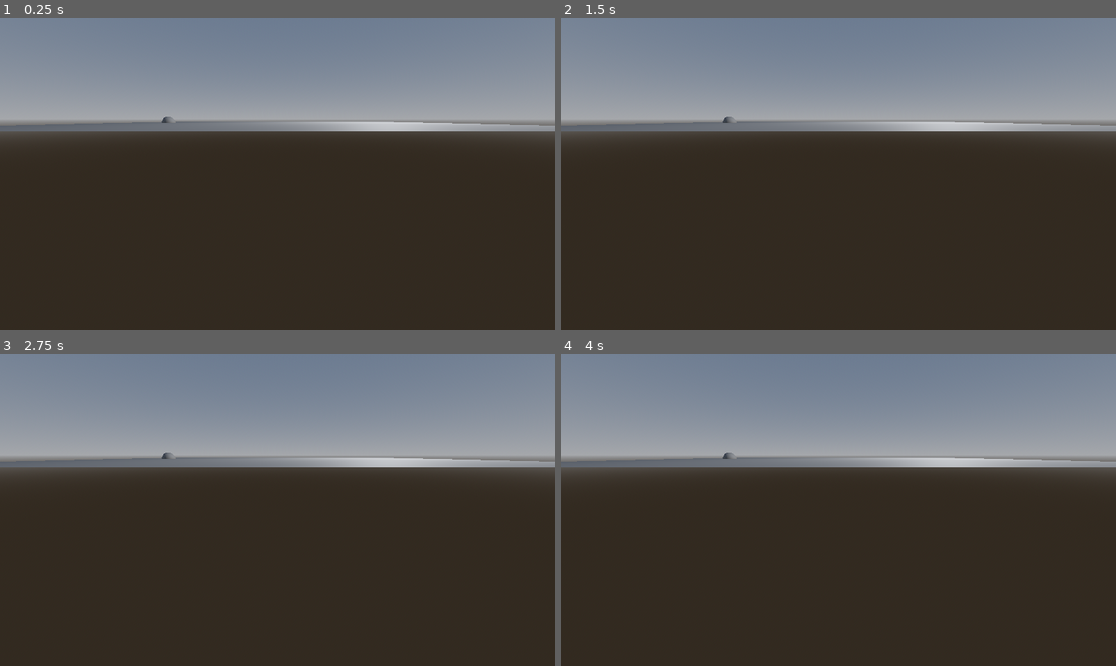
Above: before the commit, frames 1-4 (two rows, left to right).
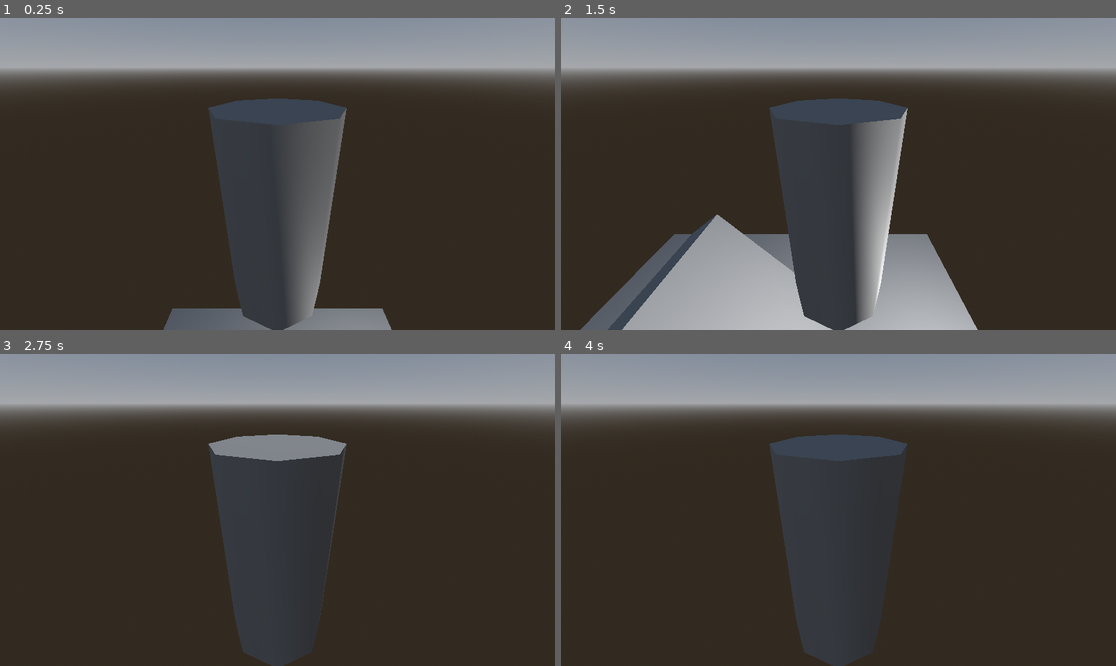
Above: after the commit, the same moments.

Repository: kyle-stevens/boating-game
Game: Godot game, scene res://maps/endless_ocean.tscn
The game is run twice, just before and just after one commit, with the same random seed, the same clock (stepped at 60 frames per second) and the same inputs.
Inputs:
- Up to frame 1 (0.25 s): no input
- Up to frame 2 (1.5 s): tap Enter (ui_accept) at 0.5, 1.35 s; hold Right (ui_right) 0.53-1.28 s; hold Enter (ui_accept) 0.53-1.28 s; hold Down (ui_down) from 1.28 s (still down)
- Up to frame 3 (2.75 s): tap Enter (ui_accept) at 1.52, 1.82 s; release Down (ui_down) at 2.03 s; hold Right (ui_right) from 2.03 s (still down); hold Enter (ui_accept) from 2.03 s (still down)
- Up to frame 4 (4 s): release Right (ui_right) at 2.78 s; release Enter (ui_accept) at 2.78 s; hold Up (ui_up) 2.78-3.53 s; tap Enter (ui_accept) at 2.85, 3.02, 3.32, 3.5 s; hold Left (ui_left) from 3.53 s (still down); hold Enter (ui_accept) from 3.53 s (still down)

The runs differ from the first frame. In frame 1, 45% of the frame differs, in the area x 0-100%, y 3-100%; in frame 2, 56%; in frame 3, 39%; in frame 4, 39%.

Commit message:
Messing around with Wave simulation.

Diff:
--- a/Hull_Test.gd
+++ b/Hull_Test.gd
@@ -11,7 +11,7 @@
 
 # Called when the node enters the scene tree for the first time.
 func _ready():
-	self.buoyant_force = (1) * 9.8 * volume/2 #assume that half of hull volume is under water.
+	self.buoyant_force = (1) * 9.8 * volume #assume that half of hull volume is under water.
 
 
 # Called every frame. 'delta' is the elapsed time since the previous frame.
--- /dev/null
+++ b/WaveSim.gd
@@ -0,0 +1,26 @@
+extends Node3D
+
+
+@onready var wave_mesh = get_node("CSGMesh3D").mesh
+
+# Called when the node enters the scene tree for the first time.
+func _ready():
+
+	var surface_array = []
+	surface_array.resize(Mesh.ARRAY_MAX)
+
+
+
+	var verts = PackedVector3Array()
+	var uvs = PackedVector2Array()
+	var normals = PackedVector3Array()
+	var indices = PackedInt32Array()
+
+	var mdt = MeshDataTool.new()
+	mdt.create_from_surface(wave_mesh, 0)
+	print(mdt.get_vertex_count())
+
+
+# Called every frame. 'delta' is the elapsed time since the previous frame.
+func _process(delta):
+	pass
--- /dev/null
+++ b/character_body_3d.gd
@@ -0,0 +1,33 @@
+extends CharacterBody3D
+
+
+const SPEED = 5.0
+const JUMP_VELOCITY = 4.5
+
+# Get the gravity from the project settings to be synced with RigidBody nodes.
+var gravity = ProjectSettings.get_setting("physics/3d/default_gravity")
+
+
+func _physics_process(delta):
+	# Add the gravity.
+	if not is_on_floor():
+		velocity.y -= gravity * delta
+
+	if Input.is_action_just_pressed("ui_cancel"):
+		self.velocity.x += JUMP_VELOCITY
+	# Handle Jump.
+	if Input.is_action_just_pressed("ui_accept") and is_on_floor():
+		velocity.y = JUMP_VELOCITY
+
+	# Get the input direction and handle the movement/deceleration.
+	# As good practice, you should replace UI actions with custom gameplay actions.
+	var input_dir = Input.get_vector("ui_left", "ui_right", "ui_up", "ui_down")
+	var direction = (transform.basis * Vector3(input_dir.x, 0, input_dir.y)).normalized()
+	if direction:
+		velocity.x = direction.x * SPEED
+		velocity.z = direction.z * SPEED
+	else:
+		velocity.x = move_toward(velocity.x, 0, SPEED)
+		velocity.z = move_toward(velocity.z, 0, SPEED)
+
+	move_and_slide()
--- /dev/null
+++ b/character_body_3d.tscn
@@ -0,0 +1,18 @@
+[gd_scene load_steps=3 format=3 uid="uid://bai1j18ut82hp"]
+
+[ext_resource type="Script" path="res://character_body_3d.gd" id="1_sjb5f"]
+
+[sub_resource type="CapsuleShape3D" id="CapsuleShape3D_n3ft0"]
+
+[node name="CharacterBody3D" type="CharacterBody3D"]
+collision_layer = 4
+collision_mask = 2
+script = ExtResource("1_sjb5f")
+
+[node name="CollisionShape3D" type="CollisionShape3D" parent="."]
+shape = SubResource("CapsuleShape3D_n3ft0")
+
+[node name="CSGCylinder3D" type="CSGCylinder3D" parent="CollisionShape3D"]
+
+[node name="Camera3D" type="Camera3D" parent="."]
+transform = Transform3D(1, 0, 0, 0, 0.885531, 0.464579, 0, -0.464579, 0.885531, 0, 1.25838, 1.52263)
--- a/floating_object_test.gd
+++ b/floating_object_test.gd
@@ -1,4 +1,7 @@
 extends Node3D
+
+var curr_pos = Vector3.ZERO
+var prev_pos = Vector3.ZERO
 
 # Called when the node enters the scene tree for the first time.
 func _ready():
@@ -7,6 +10,18 @@
 
 # Called every frame. 'delta' is the elapsed time since the previous frame.
 func _process(delta):
-	print($RigidBody3D.global_position)
-	print($RigidBody3D/Hull_Test.buoyant_force)
-	$RigidBody3D.apply_central_force(Vector3(0, 9.8*$RigidBody3D.mass - $RigidBody3D/Hull_Test.buoyant_force, 0))
+	prev_pos = curr_pos
+	curr_pos = $RigidBody3D.global_position
+	print(curr_pos - prev_pos)
+	# Gravity
+	$RigidBody3D.apply_central_force(Vector3(0, -9.8*$RigidBody3D.mass, 0))
+
+	# Buoyant Force
+	if curr_pos.y < 0:
+		$RigidBody3D.apply_central_force(Vector3(0, $RigidBody3D/Hull_Test.buoyant_force, 0))
+	#print($RigidBody3D.global_position)
+#	print($RigidBody3D/Hull_Test.buoyant_force)
+#	if $RigidBody3D.global_position.y < 0:
+#		$RigidBody3D.apply_central_force(Vector3(0, -9.8*$RigidBody3D.mass + $RigidBody3D/Hull_Test.buoyant_force, 0))
+#	else:
+#		$RigidBody3D.apply_central_force(Vector3(0, -9.8*$RigidBody3D.mass, 0))
--- a/floating_object_test.tscn
+++ b/floating_object_test.tscn
@@ -4,6 +4,8 @@
 [ext_resource type="PackedScene" uid="uid://upqhdei51rt0" path="res://hull_test.tscn" id="2_nyivf"]
 
 [sub_resource type="SphereMesh" id="SphereMesh_7r8hs"]
+radius = 1.0
+height = 2.0
 
 [node name="floating-object-test" type="Node3D"]
 script = ExtResource("1_rd2ji")
--- a/maps/endless_ocean.tscn
+++ b/maps/endless_ocean.tscn
@@ -1,7 +1,8 @@
-[gd_scene load_steps=7 format=3 uid="uid://drpy5q47llenn"]
+[gd_scene load_steps=9 format=3 uid="uid://drpy5q47llenn"]
 
 [ext_resource type="Script" path="res://maps/endless_ocean.gd" id="1_n05v0"]
-[ext_resource type="PackedScene" uid="uid://c2uitl4dm3vg3" path="res://floating_object_test.tscn" id="2_gso86"]
+[ext_resource type="PackedScene" uid="uid://7mk7jaoalo44" path="res://test_hull_2.tscn" id="2_o4op6"]
+[ext_resource type="PackedScene" uid="uid://bai1j18ut82hp" path="res://character_body_3d.tscn" id="3_yiw8e"]
 
 [sub_resource type="ProceduralSkyMaterial" id="ProceduralSkyMaterial_dldkt"]
 
@@ -16,12 +17,11 @@
 [sub_resource type="PlaneMesh" id="PlaneMesh_b2bjh"]
 size = Vector2(25, 25)
 
+[sub_resource type="BoxShape3D" id="BoxShape3D_i1573"]
+size = Vector3(25, 1, 25)
+
 [node name="EndlessOcean" type="Node3D"]
 script = ExtResource("1_n05v0")
-
-[node name="Camera3D" type="Camera3D" parent="."]
-transform = Transform3D(1, 0, 0, 0, 0.965432, 0.260656, 0, -0.260656, 0.965432, 0, 0.28803, 17.5747)
-current = true
 
 [node name="OmniLight3D" type="OmniLight3D" parent="."]
 transform = Transform3D(1, 0, 0, 0, 1, 0, 0, 0, 1, 9.46623, 8.133, 0)
@@ -31,11 +31,18 @@
 [node name="WorldEnvironment" type="WorldEnvironment" parent="."]
 environment = SubResource("Environment_ji547")
 
-[node name="RigidBody3D" type="RigidBody3D" parent="."]
-gravity_scale = 0.0
+[node name="RigidBody3D" type="StaticBody3D" parent="."]
+collision_mask = 0
 
 [node name="CSGMesh3D" type="CSGMesh3D" parent="RigidBody3D"]
+transform = Transform3D(1, 0, 0, 0, 1, 0, 0, 0, 1, 0, 0.5, 0)
 mesh = SubResource("PlaneMesh_b2bjh")
 
-[node name="floating-object-test" parent="." instance=ExtResource("2_gso86")]
-transform = Transform3D(1, 0, 0, 0, 1, 0, 0, 0, 1, -9.10174, 0, 0)
+[node name="CollisionShape3D" type="CollisionShape3D" parent="RigidBody3D"]
+shape = SubResource("BoxShape3D_i1573")
+
+[node name="CharacterBody3D" parent="." instance=ExtResource("3_yiw8e")]
+transform = Transform3D(1, 0, 0, 0, 1, 0, 0, 0, 1, 0, 25, 0)
+
+[node name="TestHull2" parent="." instance=ExtResource("2_o4op6")]
+transform = Transform3D(1, 0, 0, 0, 1, 0, 0, 0, 1, 0, 5, 0)
--- /dev/null
+++ b/test_hull_2.gd
@@ -0,0 +1,22 @@
+extends RigidBody3D
+
+var net_force : Vector3 = Vector3.ZERO
+var volume_total : int = 0
+var volume_submerged : int = 0
+
+var is_submerged : bool = false
+var was_submerged : bool = false
+# Transform is at botton of mesh
+
+# Called when the node enters the scene tree for the first time.
+func _ready():
+	self.volume_total = 2*1*2
+	self.volume_submerged = 0
+
+	self.net_force += Vector3(0, -9.8*self.mass, 0)
+
+
+# Called every frame. 'delta' is the elapsed time since the previous frame.
+func _process(delta):
+	if Input.is_action_pressed("ui_accept"):
+		self.apply_impulse(Vector3(1,-0.25,0), $Node3D.global_position)
--- /dev/null
+++ b/test_hull_2.tscn
@@ -0,0 +1,32 @@
+[gd_scene load_steps=5 format=3 uid="uid://7mk7jaoalo44"]
+
+[ext_resource type="Script" path="res://test_hull_2.gd" id="1_wvyxy"]
+
+[sub_resource type="BoxMesh" id="BoxMesh_qv5m2"]
+size = Vector3(2, 1, 2)
+
+[sub_resource type="CylinderShape3D" id="CylinderShape3D_fp71p"]
+
+[sub_resource type="BoxShape3D" id="BoxShape3D_4gak4"]
+size = Vector3(2, 0.188532, 2)
+
+[node name="TestHull2" type="RigidBody3D"]
+collision_layer = 2
+collision_mask = 7
+linear_damp = 2.0
+script = ExtResource("1_wvyxy")
+
+[node name="CSGMesh3D" type="CSGMesh3D" parent="."]
+transform = Transform3D(5, 0, 0, 0, 2, 0, 0, 0, 5, 0, 0.244728, 0)
+mesh = SubResource("BoxMesh_qv5m2")
+
+[node name="CollisionShape3D" type="CollisionShape3D" parent="."]
+transform = Transform3D(10, 0, 0, 0, -2.18557e-07, -1, 0, 5, -4.37114e-08, 0, 0.25, 0)
+shape = SubResource("CylinderShape3D_fp71p")
+
+[node name="Node3D" type="Node3D" parent="."]
+transform = Transform3D(1, 0, 0, 0, 1, 0, 0, 0, 1, -1.00617, 0, 0)
+
+[node name="CollisionShape3D2" type="CollisionShape3D" parent="."]
+transform = Transform3D(5, 0, 0, 0, 5, 0, 0, 0, 5, 0, 0.755696, 0)
+shape = SubResource("BoxShape3D_4gak4")
--- /dev/null
+++ b/wave_sim.tscn
@@ -0,0 +1,12 @@
+[gd_scene load_steps=3 format=3 uid="uid://cvxwbedubcrmm"]
+
+[ext_resource type="Script" path="res://WaveSim.gd" id="1_pw8x8"]
+
+[sub_resource type="ArrayMesh" id="ArrayMesh_wad2p"]
+custom_aabb = AABB(15, 1, 15, 0, 0, 0)
+
+[node name="WaveSim" type="Node3D"]
+script = ExtResource("1_pw8x8")
+
+[node name="CSGMesh3D" type="CSGMesh3D" parent="."]
+mesh = SubResource("ArrayMesh_wad2p")
